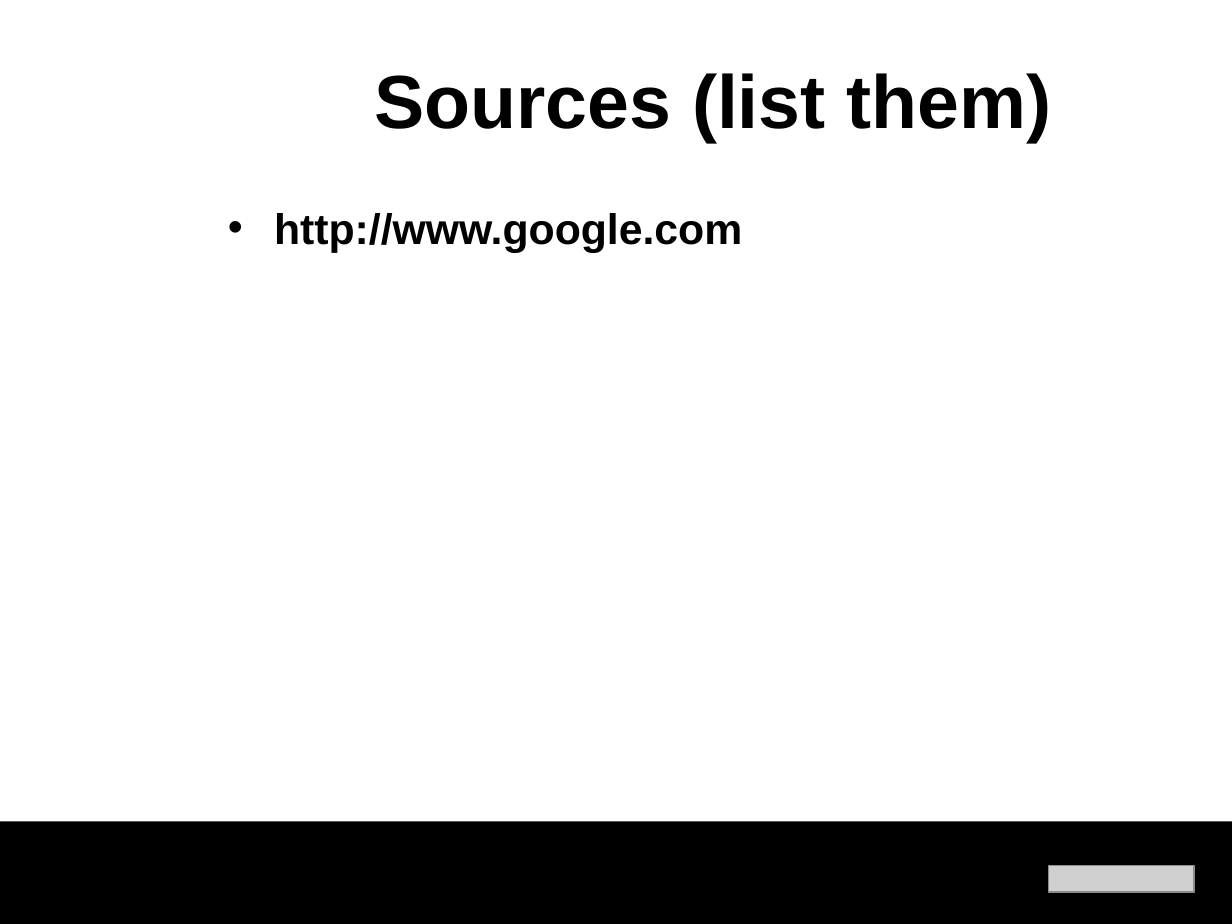
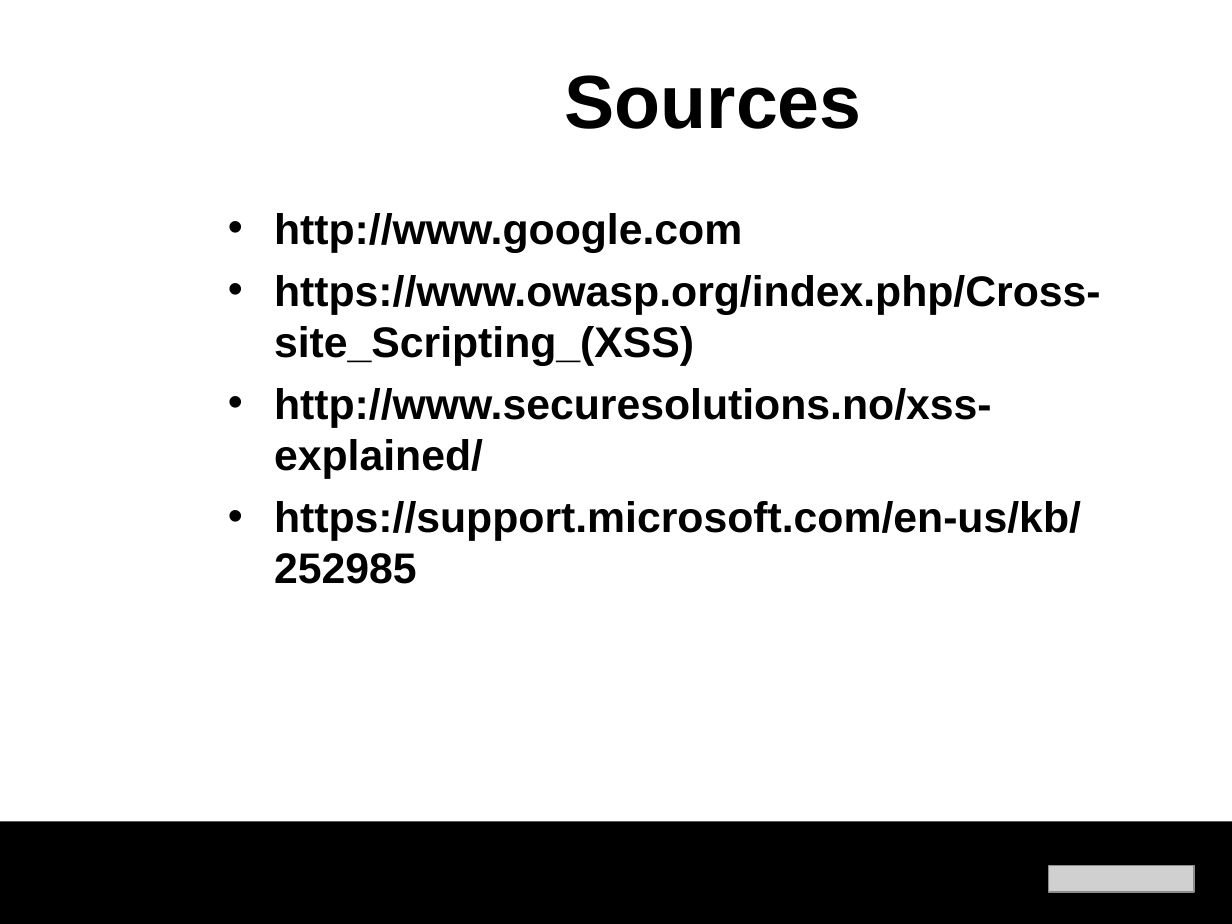
Before and after one commit to wesreisz/cis411-lightningTalks, a slide deck: slide 18 of LightningTalkTemplate.ppt (slide 19 before the commit). Drawn at 1232x924 pixels with LibreOffice and Linux fonts; fonts in the diff are those of the drawing; grey boxes stand for pictures; background and template pictures are left out. Boxes give left, top, right and bottom in pixels: in the first picture for what was removed or moved away, otherwise in the second. Text is boxed around its words. In the diff, an @@ line names an element or a change of style, - is before the commit and + after.

Commit message:
Added slides

```diff
--- a/LightningTalkTemplate.ppt
+++ b/LightningTalkTemplate.ppt
@@ title at (565,75,862,129): text changed @@
-Sources (list them)
+Sources
@@ text at (274,275,1101,584): paragraphs added @@
+• https://www.owasp.org/index.php/Cross-site_Scripting_(XSS)
+• http://www.securesolutions.no/xss-explained/
+• https://support.microsoft.com/en-us/kb/252985
```
Also in this commit, not shown: 17 slides added, 18 slides removed.
